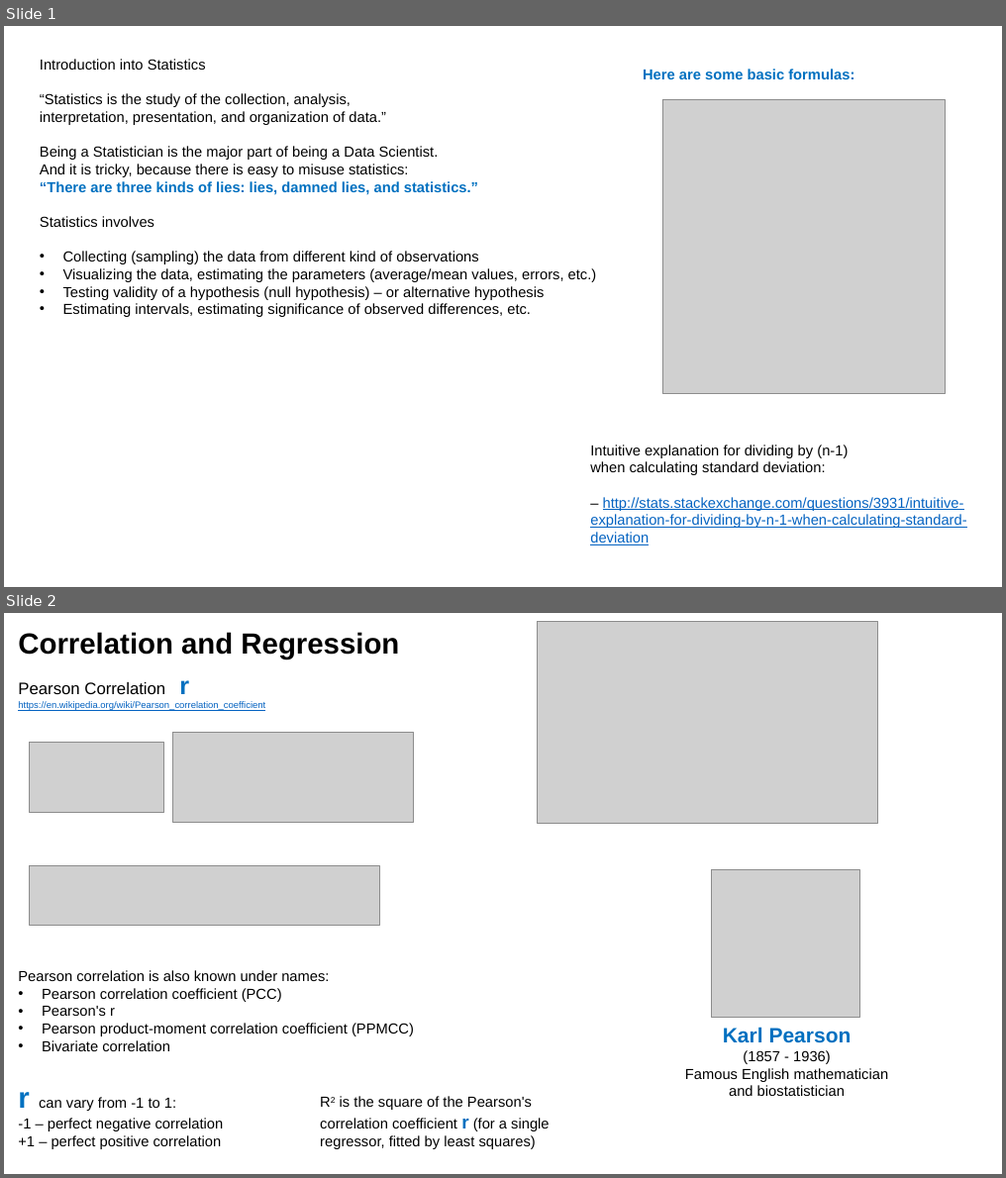
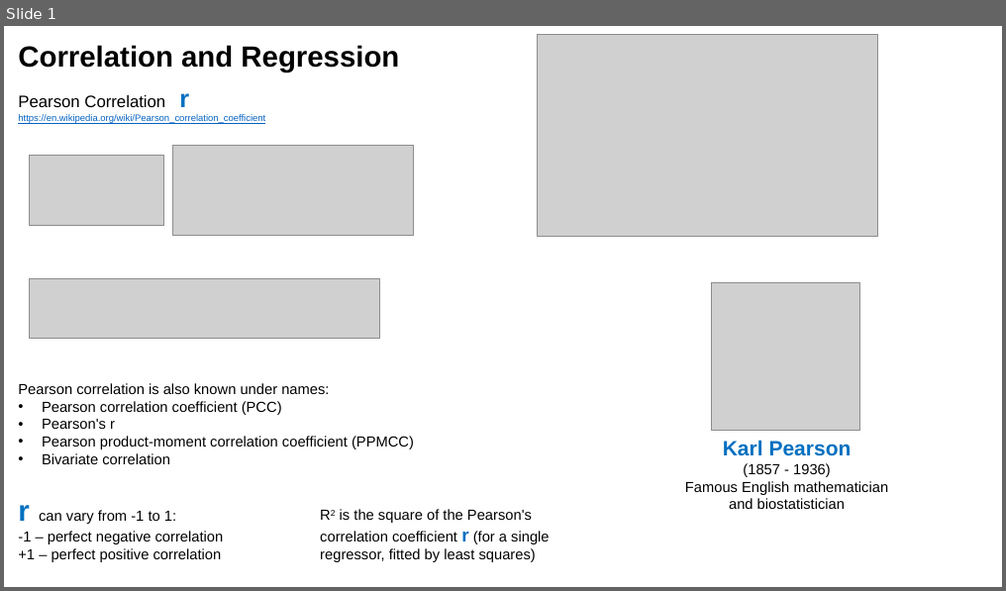
Before and after one commit to lselector/ml_ai_doc, a slide deck: statistics_03_linear_regression.pptx. Shown one above the other, each under a label of ours: slides 1 and 2 before the commit, slide 1 after it. The pictures are 1006x1178 and 1006x591 pixels, drawn with LibreOffice and Linux fonts; fonts in the diff are those of the drawing; grey boxes stand for pictures. Boxes give left, top, right and bottom in pixels: in the first picture for what was removed or moved away, otherwise in the second. Text is boxed around its words. In the diff, an @@ line names an element or a change of style, - is before the commit and + after.

```diff
--- a/statistics_03_linear_regression.pptx
+++ b/statistics_03_linear_regression.pptx
@@ slide 1 removed at box(4, 26, 1002, 587), background #FFFFFF @@
@@ text removed at box(40, 59, 597, 317) @@
-Introduction into Statistics
-“Statistics is the study of the collection, analysis,
-interpretation, presentation, and organization of data.”
-Being a Statistician is the major part of being a Data Scientist.
-And it is tricky, because there is easy to misuse statistics:
-“There are three kinds of lies: lies, damned lies, and statistics.”
-Statistics involves
-• Collecting (sampling) the data from different kind of observations
-• Visualizing the data, estimating the parameters (average/mean values, errors, etc.)
-• Testing validity of a hypothesis (null hypothesis) – or alternative hypothesis
-• Estimating intervals, estimating significance of observed differences, etc.
@@ text removed at box(643, 69, 854, 79) @@
-Here are some basic formulas:
@@ picture removed at box(662, 99, 945, 394) @@
@@ text removed at box(590, 445, 966, 546) @@
-Intuitive explanation for dividing by (n-1)
-when calculating standard deviation:
-– http://stats.stackexchange.com/questions/3931/intuitive-explanation-for-dividing-by-n-1-when-calculating-standard-deviation
@@ what was slide 2 is now slide 1 @@
```
Also in this commit, not shown: 6 other files.
